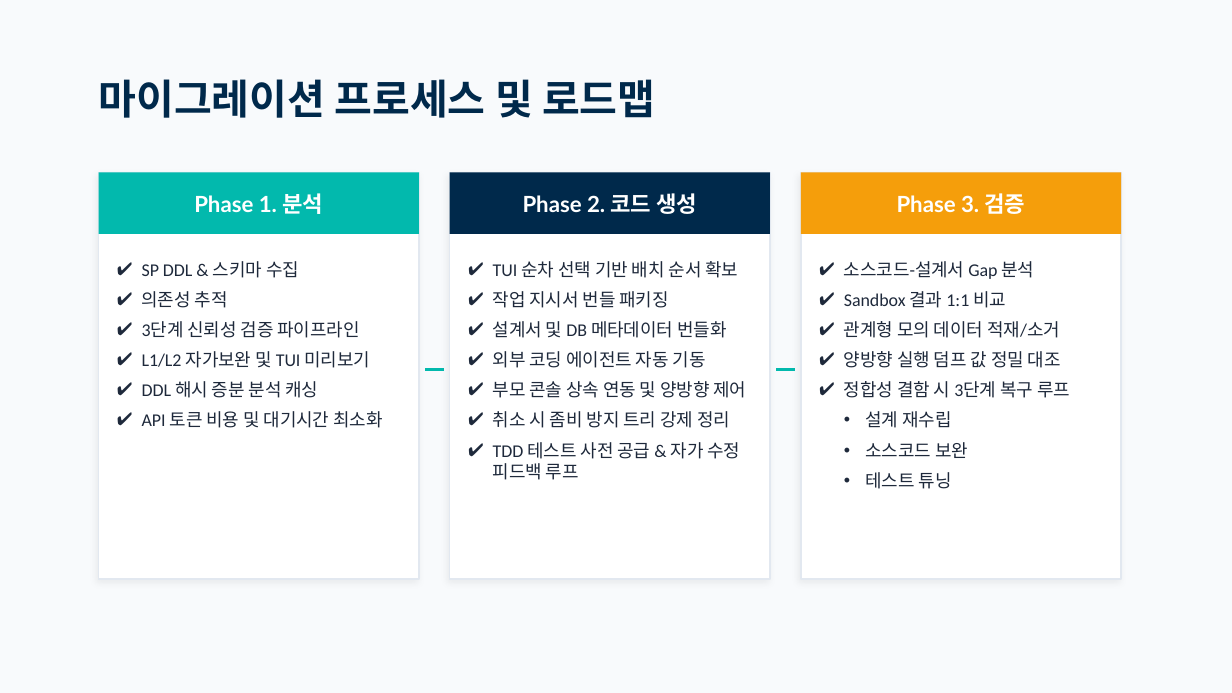
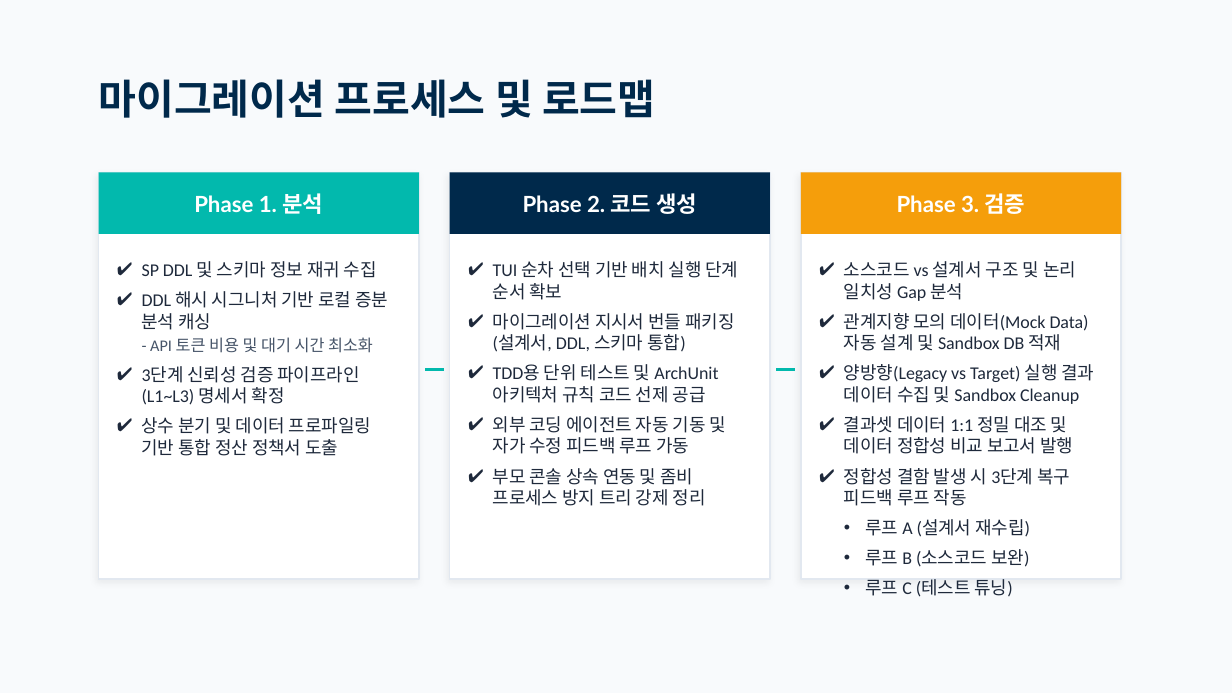
Before and after one commit to moondae815/ReSet, a slide deck: slide 9 of docs/ReSet_Presentation.pptx. Drawn at 1232x693 pixels with LibreOffice and Linux fonts; fonts in the diff are those of the drawing. Boxes give left, top, right and bottom in pixels: in the first picture for what was removed or moved away, otherwise in the second. Text is boxed around its words. In the diff, an @@ line names an element or a change of style, - is before the commit and + after.

Commit message:
docs: update Slide 9 roadmap flows in ReSet_Presentation.pptx

```diff
--- a/docs/ReSet_Presentation.pptx
+++ b/docs/ReSet_Presentation.pptx
@@ text at bbox=[142, 261, 377, 456]: text changed @@
-✔ SP DDL & 스키마 수집
-✔ 의존성 추적
-✔ 3단계 신뢰성 검증 파이프라인
-✔ L1/L2 자가보완 및 TUI 미리보기
-✔ DDL 해시 증분 분석 캐싱
-✔ API 토큰 비용 및 대기시간 최소화
+✔ SP DDL 및 스키마 정보 재귀 수집
+✔ DDL 해시 시그니처 기반 로컬 증분 분석 캐싱
+  - API 토큰 비용 및 대기 시간 최소화
+✔ 3단계 신뢰성 검증 파이프라인 (L1~L3) 명세서 확정
+✔ 상수 분기 및 데이터 프로파일링 기반 통합 정산 정책서 도출
@@ text at bbox=[493, 261, 738, 506]: text changed @@
-✔ TUI 순차 선택 기반 배치 순서 확보
-✔ 작업 지시서 번들 패키징
-✔ 설계서 및 DB 메타데이터 번들화
-✔ 외부 코딩 에이전트 자동 기동
-✔ 부모 콘솔 상속 연동 및 양방향 제어
-✔ 취소 시 좀비 방지 트리 강제 정리
-✔ TDD 테스트 사전 공급 & 자가 수정 피드백 루프
+✔ TUI 순차 선택 기반 배치 실행 단계 순서 확보
+✔ 마이그레이션 지시서 번들 패키징 (설계서, DDL, 스키마 통합)
+✔ TDD용 단위 테스트 및 ArchUnit 아키텍처 규칙 코드 선제 공급
+✔ 외부 코딩 에이전트 자동 기동 및 자가 수정 피드백 루프 가동
+✔ 부모 콘솔 상속 연동 및 좀비 프로세스 방지 트리 강제 정리
@@ text at bbox=[844, 261, 1094, 597]: text changed @@
-✔ 소스코드-설계서 Gap 분석
-✔ Sandbox 결과 1:1 비교
-✔ 관계형 모의 데이터 적재/소거
-✔ 양방향 실행 덤프 값 정밀 대조
-✔ 정합성 결함 시 3단계 복구 루프
-• 설계 재수립
-• 소스코드 보완
-• 테스트 튜닝
+✔ 소스코드 vs 설계서 구조 및 논리 일치성 Gap 분석
+✔ 관계지향 모의 데이터(Mock Data) 자동 설계 및 Sandbox DB 적재
+✔ 양방향(Legacy vs Target) 실행 결과 데이터 수집 및 Sandbox Cleanup
+✔ 결과셋 데이터 1:1 정밀 대조 및 데이터 정합성 비교 보고서 발행
+✔ 정합성 결함 발생 시 3단계 복구 피드백 루프 작동
+• 루프 A (설계서 재수립)
+• 루프 B (소스코드 보완)
+• 루프 C (테스트 튜닝)
```
